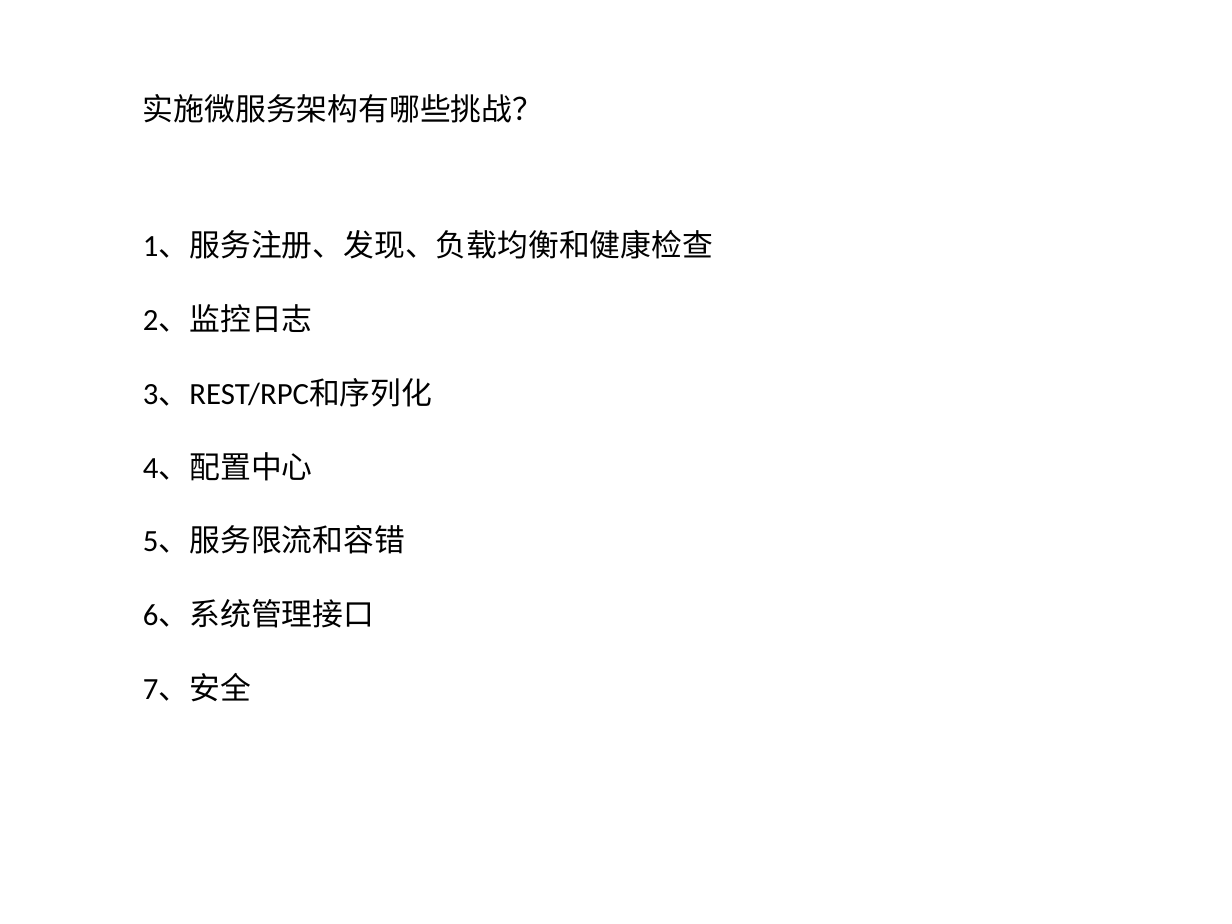
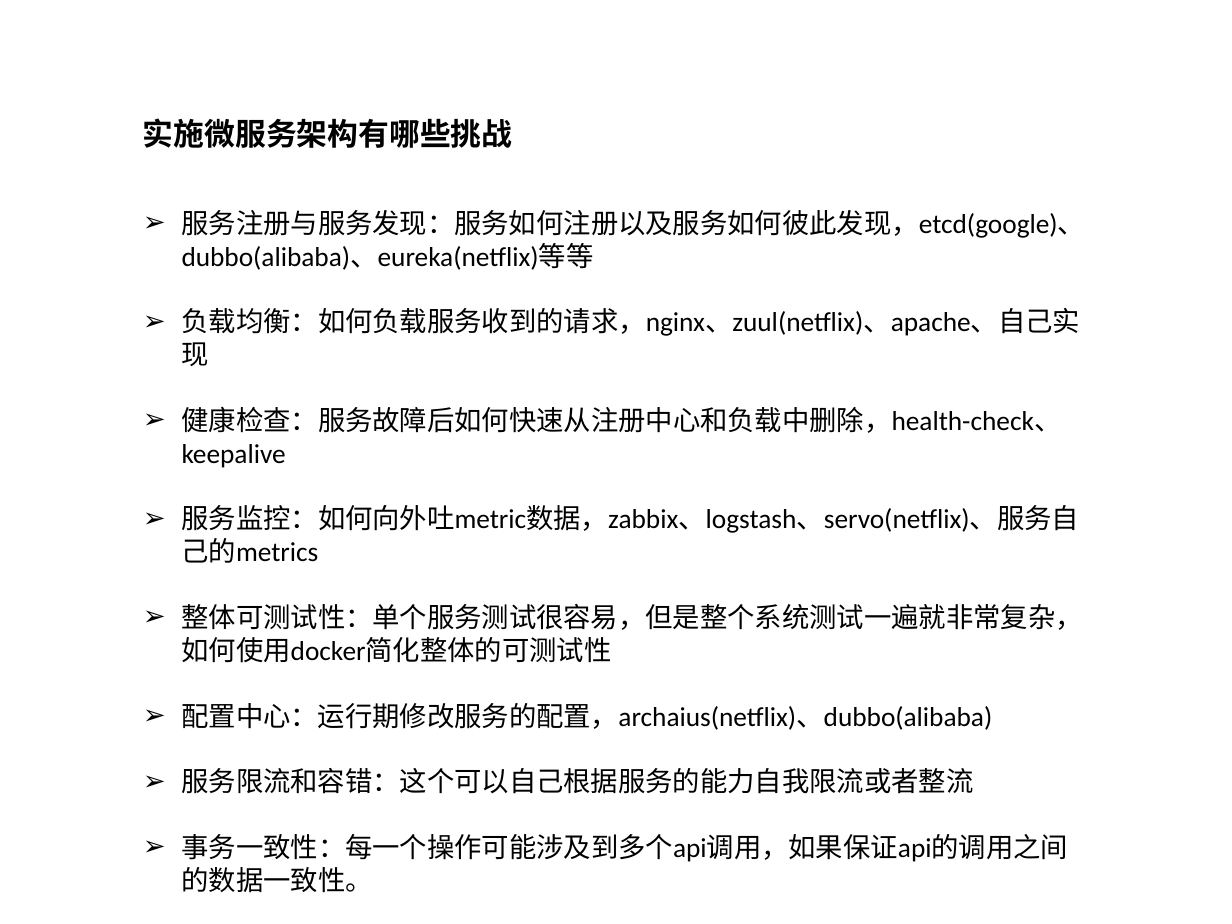
Before and after one commit to titilink/titilink-doc, a slide deck: slide 14 of docs/微服务架构.pptx (slide 7 before the commit). Drawn at 1232x924 pixels with LibreOffice and Linux fonts; fonts in the diff are those of the drawing; background and template pictures are left out. Boxes give left, top, right and bottom in pixels: in the first picture for what was removed or moved away, otherwise in the second. Text is boxed around its words. In the diff, an @@ line names an element or a change of style, - is before the commit and + after.

```diff
--- a/docs/微服务架构.pptx
+++ b/docs/微服务架构.pptx
@@ text at <box>143,118,513,148</box>: text changed; bold on @@
-实施微服务架构有哪些挑战？
+实施微服务架构有哪些挑战
@@ text at <box>182,210,1086,893</box>: text changed; size 18 to 16 pt @@
-1、服务注册、发现、负载均衡和健康检查
-2、监控日志
-3、REST/RPC和序列化
-4、配置中心
-5、服务限流和容错
-6、系统管理接口
-7、安全
+➢ 服务注册与服务发现：服务如何注册以及服务如何彼此发现，etcd(google)、dubbo(alibaba)、eureka(netflix)等等
+➢ 负载均衡：如何负载服务收到的请求，nginx、zuul(netflix)、apache、自己实现
+➢ 健康检查：服务故障后如何快速从注册中心和负载中删除，health-check、keepalive
+➢ 服务监控：如何向外吐metric数据，zabbix、logstash、servo(netflix)、服务自己的metrics
+➢ 整体可测试性：单个服务测试很容易，但是整个系统测试一遍就非常复杂，如何使用docker简化整体的可测试性
+➢ 配置中心：运行期修改服务的配置，archaius(netflix)、dubbo(alibaba)
+➢ 服务限流和容错：这个可以自己根据服务的能力自我限流或者整流
+➢ 事务一致性：每一个操作可能涉及到多个api调用，如果保证api的调用之间的数据一致性。
```
Also in this commit, not shown: 5 other slides changed, 7 slides added, 3 other files.
